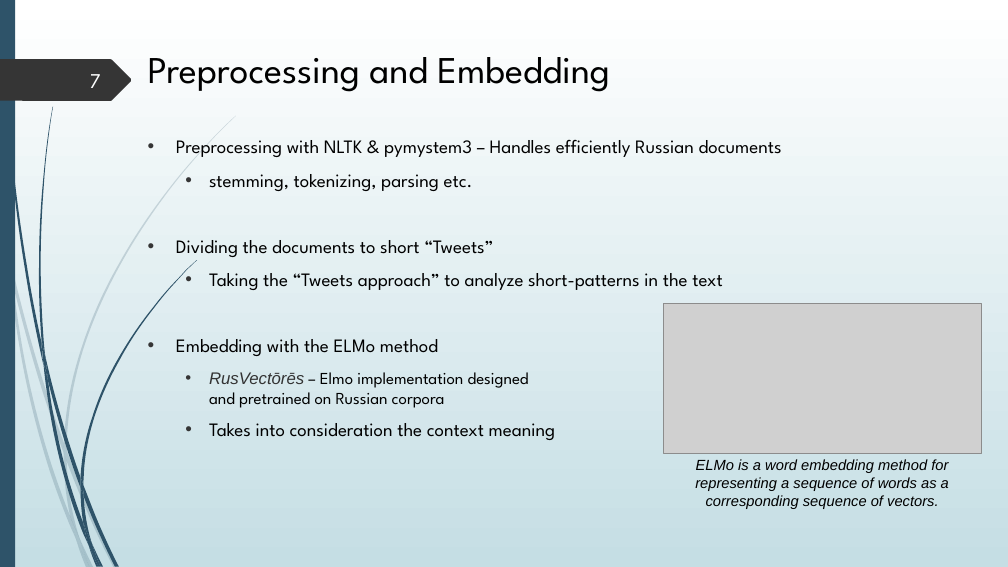
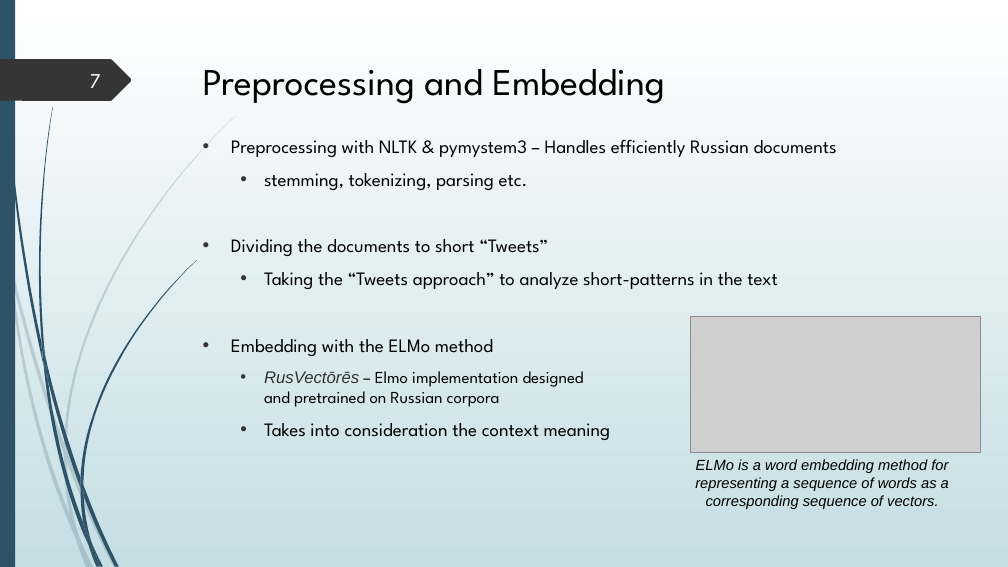
Before and after one commit to kmaltcev/NLP-BiLSTM-model, a slide deck: slide 7 of Capstone Project 21-2-R-13.pptx. Drawn at 1008x567 pixels with LibreOffice and Linux fonts; fonts in the diff are those of the drawing; grey boxes stand for pictures. Boxes give left, top, right and bottom in pixels: in the first picture for what was removed or moved away, otherwise in the second. Text is boxed around its words. In the diff, an @@ line names an element or a change of style, - is before the commit and + after.

```diff
--- a/Capstone Project 21-2-R-13.pptx
+++ b/Capstone Project 21-2-R-13.pptx
@@ title "Preprocessing and Embedding" moved from (x1=148, y1=57, x2=610, y2=92) to (x1=203, y1=69, x2=665, y2=104) @@
@@ text "Preprocessing with NLTK & pymystem3 ..." moved from (x1=176, y1=140, x2=782, y2=440) to (x1=231, y1=140, x2=837, y2=440) @@
@@ picture resized from (x1=663, y1=304, x2=982, y2=454) to (x1=691, y1=317, x2=981, y2=452) @@
```
Also in this commit, not shown: 14 other slides changed, 9 other files.
